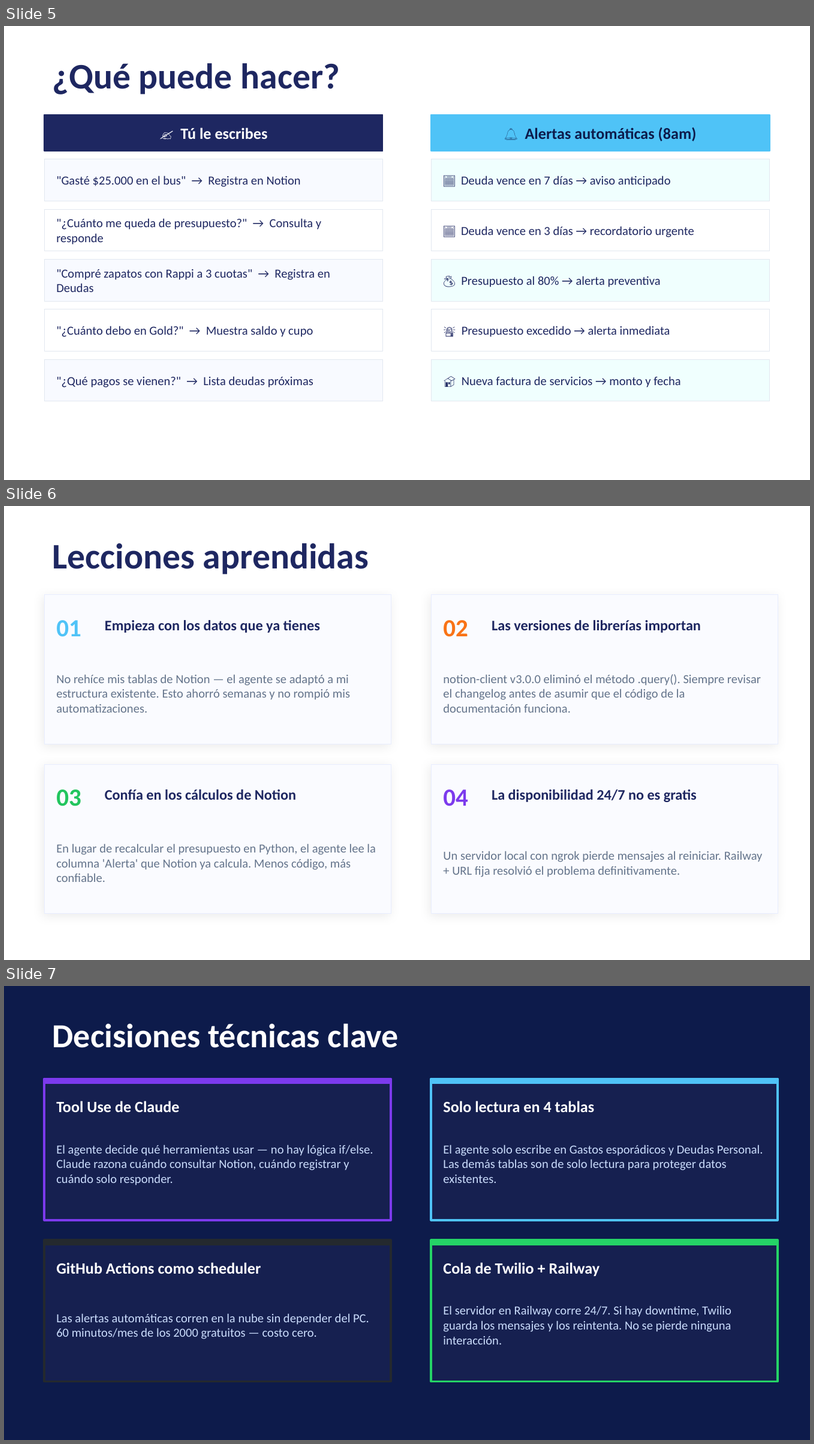
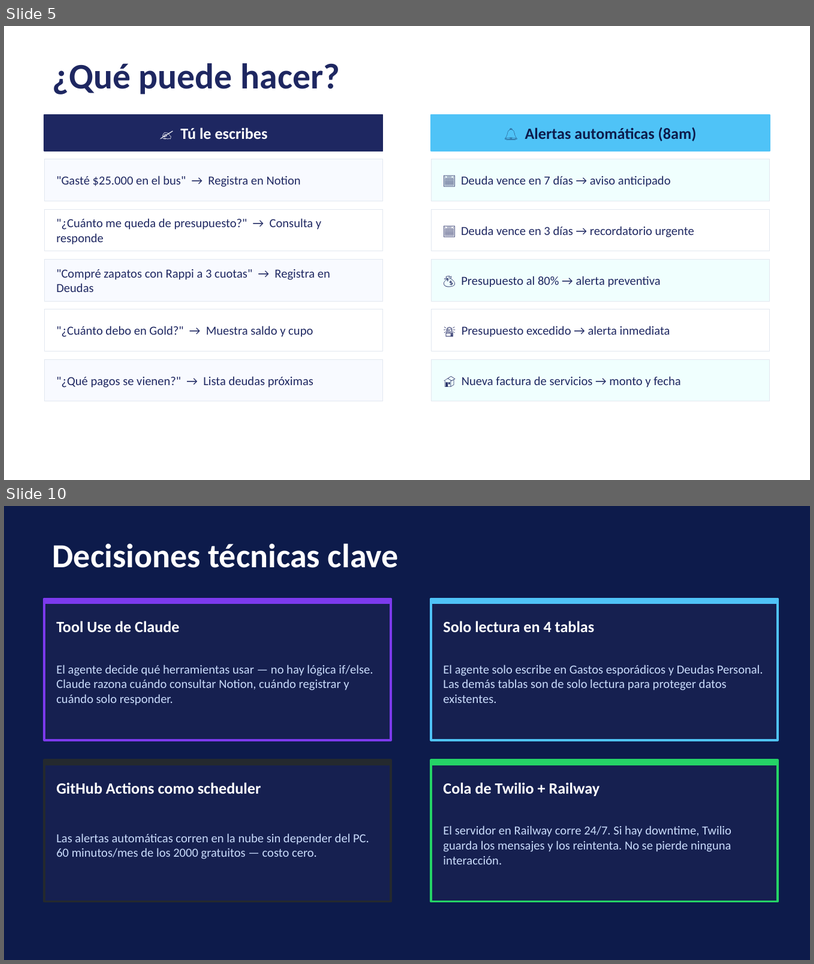
Before and after one commit to nathalia1128/agente-finanzas, a slide deck: docs/agente_financiero_ia.pptx. Shown one above the other, each under a label of ours: slides 5, 6 and 7 before the commit, slides 5 and 10 after it; the slides between them are not shown. The pictures are 814x1444 and 814x964 pixels, drawn with LibreOffice and Linux fonts; fonts in the diff are those of the drawing. Boxes give left, top, right and bottom in pixels: in the first picture for what was removed or moved away, otherwise in the second. Text is boxed around its words. In the diff, an @@ line names an element or a change of style, - is before the commit and + after.

```diff
--- a/docs/agente_financiero_ia.pptx
+++ b/docs/agente_financiero_ia.pptx
@@ slide 6 removed at <box>4,506,810,960</box>, background #FFFFFF @@
@@ text removed at <box>53,543,369,574</box> @@
-Lecciones aprendidas
@@ rectangle removed at <box>44,595,391,744</box> @@
@@ rectangle removed at <box>431,595,778,744</box> @@
@@ text removed at <box>56,620,81,637</box> @@
-01
@@ text removed at <box>105,620,320,633</box> @@
-Empieza con los datos que ya tienes
@@ text removed at <box>443,620,468,637</box> @@
-02
@@ text removed at <box>492,620,701,633</box> @@
-Las versiones de librerías importan
@@ text removed at <box>56,675,350,712</box> @@
-No rehíce mis tablas de Notion — el agente se adaptó a mi estructura existente. Esto ahorró semanas y no rompió mis automatizaciones.
@@ text removed at <box>443,674,761,712</box> @@
-notion-client v3.0.0 eliminó el método .query(). Siempre revisar el changelog antes de asumir que el código de la documentación funciona.
@@ rectangle removed at <box>44,764,391,913</box> @@
@@ rectangle removed at <box>431,764,778,913</box> @@
@@ text removed at <box>56,789,81,806</box> @@
-03
@@ text removed at <box>105,789,296,799</box> @@
-Confía en los cálculos de Notion
@@ text removed at <box>443,789,468,806</box> @@
-04
@@ text removed at <box>492,789,697,802</box> @@
-La disponibilidad 24/7 no es gratis
@@ text removed at <box>56,844,376,882</box> @@
-En lugar de recalcular el presupuesto en Python, el agente lee la columna 'Alerta' que Notion ya calcula. Menos código, más confiable.
@@ text removed at <box>443,851,763,877</box> @@
-Un servidor local con ngrok pierde mensajes al reiniciar. Railway + URL fija resolvió el problema definitivamente.
@@ what was slide 7 is now slide 10 @@
```
Also in this commit, not shown: 2 slides changed, 2 other files.
